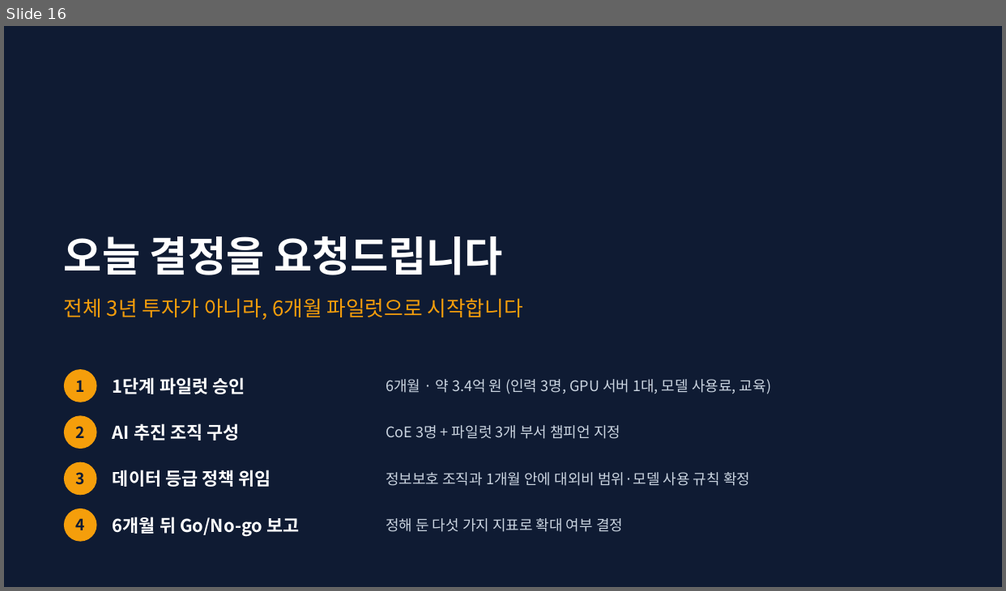
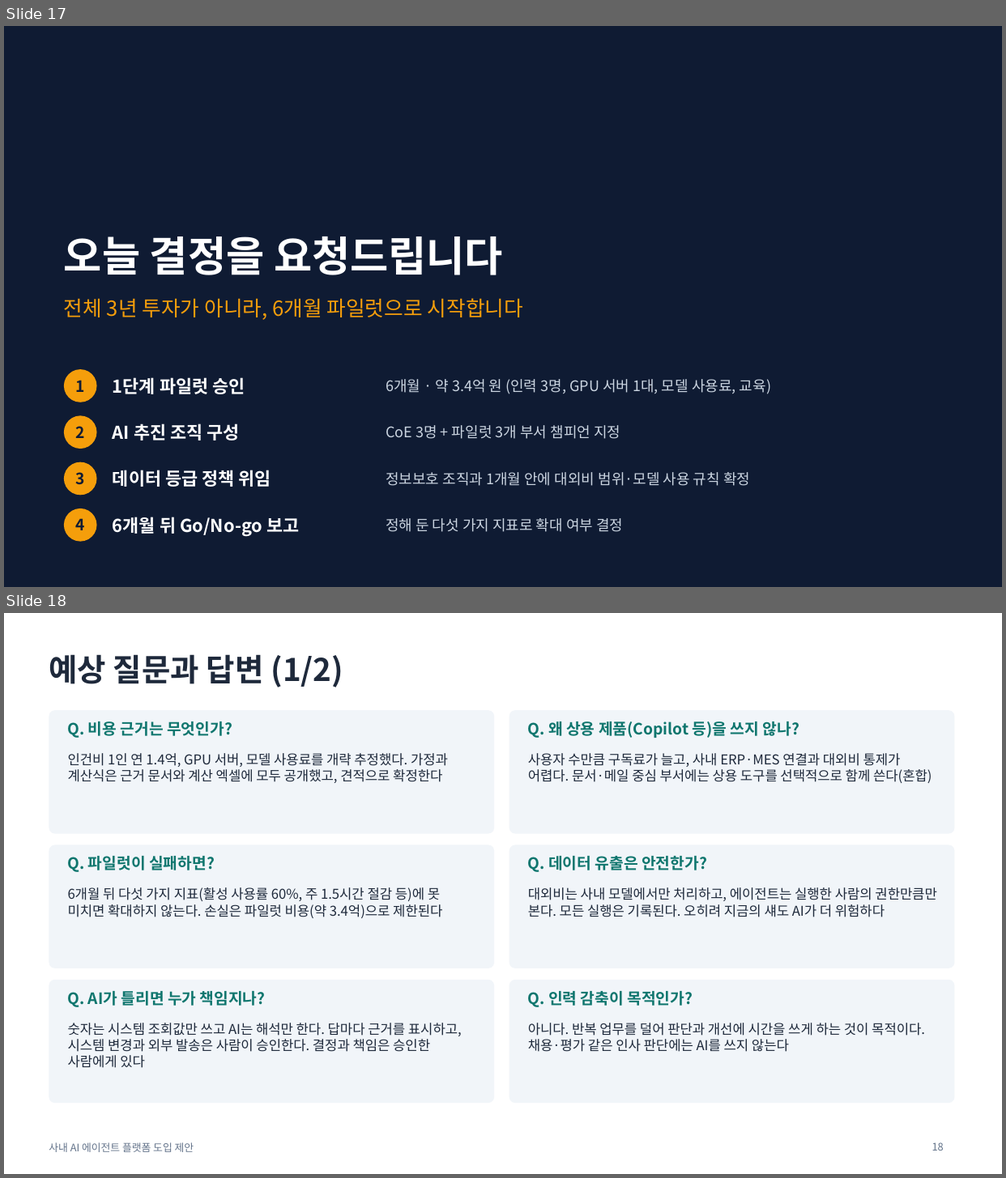
Before and after one commit to lucky-sugar-park/tech-review, a slide deck: proposal/ai-agent-platform-proposal.pptx. Shown one above the other, each under a label of ours: slide 16 before the commit, slides 17 and 18 after it. The pictures are 1006x591 and 1006x1178 pixels, drawn with LibreOffice and Linux fonts; fonts in the diff are those of the drawing. Boxes give left, top, right and bottom in pixels: in the first picture for what was removed or moved away, otherwise in the second. Text is boxed around its words. In the diff, an @@ line names an element or a change of style, - is before the commit and + after.

```diff
--- a/proposal/ai-agent-platform-proposal.pptx
+++ b/proposal/ai-agent-platform-proposal.pptx
@@ slide 18 added at <box>4,613,1002,1174</box>, background #FFFFFF @@
@@ title added at <box>49,654,343,688</box>, 30 pt, text #1E293B, bold @@
+예상 질문과 답변 (1/2)
@@ rounded rectangle added at <box>49,710,494,834</box>, fill #F1F5F9 @@
@@ text added at <box>68,722,232,738</box>, 15 pt, text #0F766E, bold @@
+Q. 비용 근거는 무엇인가?
@@ rounded rectangle added at <box>509,710,955,834</box>, fill #F1F5F9 @@
@@ text added at <box>528,722,799,738</box>, 15 pt, text #0F766E, bold @@
+Q. 왜 상용 제품(Copilot 등)을 쓰지 않나?
@@ text added at <box>68,753,448,783</box>, 13 pt, text #1E293B @@
+인건비 1인 연 1.4억, GPU 서버, 모델 사용료를 개략 추정했다. 가정과 계산식은 근거 문서와 계산 엑셀에 모두 공개했고, 견적으로 확정한다
@@ text added at <box>528,753,932,783</box>, 13 pt, text #1E293B @@
+사용자 수만큼 구독료가 늘고, 사내 ERP·MES 연결과 대외비 통제가 어렵다. 문서·메일 중심 부서에는 상용 도구를 선택적으로 함께 쓴다(혼합)
@@ rounded rectangle added at <box>49,845,494,969</box>, fill #F1F5F9 @@
@@ rounded rectangle added at <box>509,845,955,969</box>, fill #F1F5F9 @@
@@ text added at <box>68,856,215,872</box>, 15 pt, text #0F766E, bold @@
+Q. 파일럿이 실패하면?
@@ text added at <box>528,856,707,872</box>, 15 pt, text #0F766E, bold @@
+Q. 데이터 유출은 안전한가?
@@ text added at <box>68,888,442,918</box>, 13 pt, text #1E293B @@
+6개월 뒤 다섯 가지 지표(활성 사용률 60%, 주 1.5시간 절감 등)에 못 미치면 확대하지 않는다. 손실은 파일럿 비용(약 3.4억)으로 제한된다
@@ text added at <box>528,888,936,918</box>, 13 pt, text #1E293B @@
+대외비는 사내 모델에서만 처리하고, 에이전트는 실행한 사람의 권한만큼만 본다. 모든 실행은 기록된다. 오히려 지금의 섀도 AI가 더 위험하다
@@ rounded rectangle added at <box>49,980,494,1103</box>, fill #F1F5F9 @@
@@ text added at <box>68,991,266,1007</box>, 15 pt, text #0F766E, bold @@
+Q. AI가 틀리면 누가 책임지나?
@@ rounded rectangle added at <box>509,980,955,1103</box>, fill #F1F5F9 @@
@@ text added at <box>528,991,692,1007</box>, 15 pt, text #0F766E, bold @@
+Q. 인력 감축이 목적인가?
@@ text added at <box>68,1023,462,1068</box>, 13 pt, text #1E293B @@
+숫자는 시스템 조회값만 쓰고 AI는 해석만 한다. 답마다 근거를 표시하고, 시스템 변경과 외부 발송은 사람이 승인한다. 결정과 책임은 승인한 사람에게 있다
@@ text added at <box>528,1023,925,1052</box>, 13 pt, text #1E293B @@
+아니다. 반복 업무를 덜어 판단과 개선에 시간을 쓰게 하는 것이 목적이다. 채용·평가 같은 인사 판단에는 AI를 쓰지 않는다
@@ text added at <box>49,1143,194,1152</box>, 10 pt, text #64748B @@
+사내 AI 에이전트 플랫폼 도입 제안
@@ page number added at <box>932,1143,944,1151</box>, 10 pt, text #64748B @@
+18
@@ what was slide 16 is now slide 17 @@
```
Also in this commit, not shown: 1 slide changed, 2 other slides added, 6 other files.
